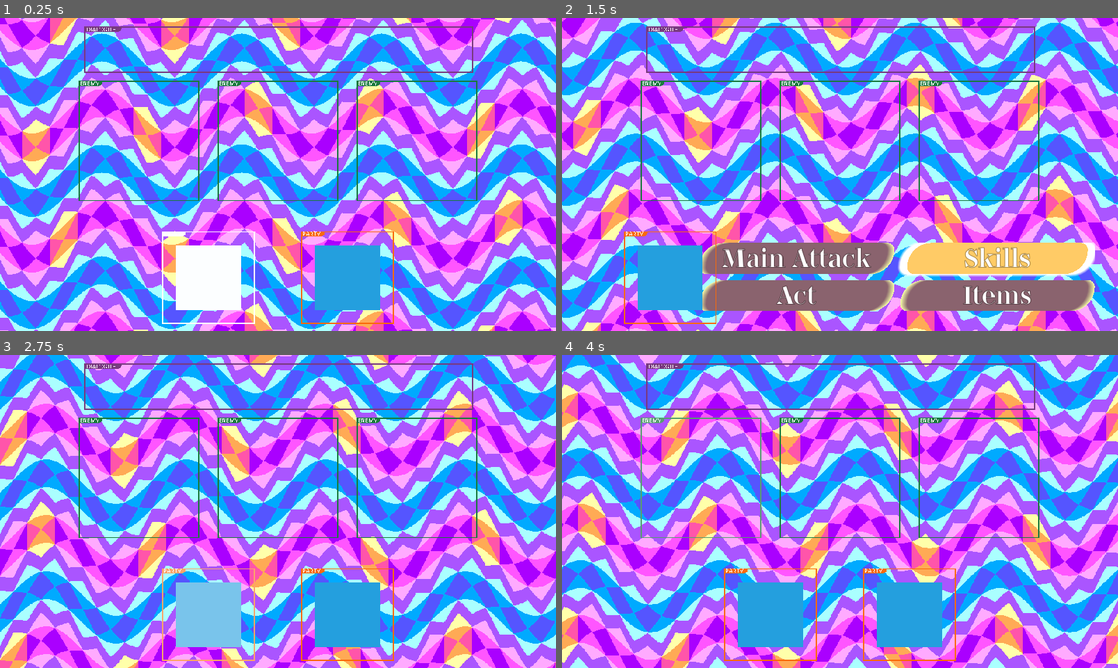
Above: before the commit, frames 1-4 (two rows, left to right).
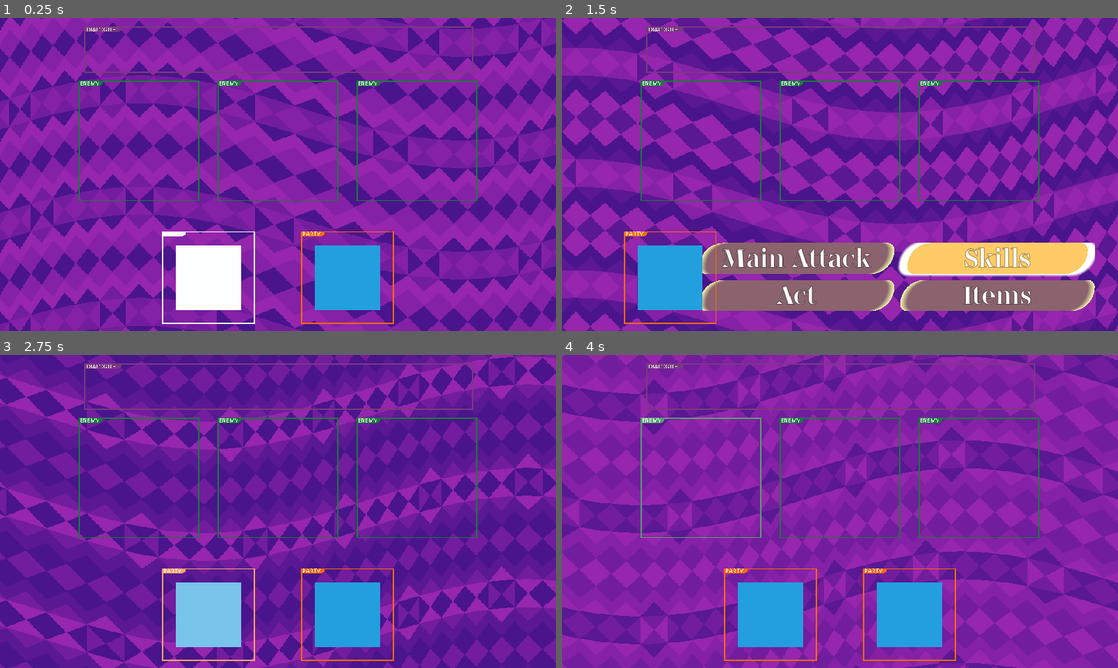
Above: after the commit, the same moments.

Repository: mitchellwinn/YGBF
Game: Godot game, scene res://scenes/battle.tscn
Two runs of this game, one before a commit and one after it. Both use one fixed random seed, a clock stepped at 60 frames per second and the inputs below.
Inputs (mouse positions are in pixels of both pictures, inside the frame that each line leads up to):
- Up to frame 1 (0.25 s): no input
- Up to frame 2 (1.5 s): tap Enter (confirm) at 0.5, 0.6, 1.35 s; move the mouse to (962, 158) at 0.52 s; hold Right (move_right) 0.53-1.28 s; move the mouse to (728, 190) at 1.27 s; hold Backspace (back) from 1.28 s (still down)
- Up to frame 3 (2.75 s): move the mouse to (333, 442) at 2.02 s; release Backspace (back) at 2.03 s; hold Right (move_right) from 2.03 s (still down); tap Enter (confirm) at 2.1 s
- Up to frame 4 (4 s): move the mouse to (812, 574) at 2.77 s; tap Enter (confirm) at 2.85, 3.6 s; move the mouse to (1006, 558) at 3.52 s; release Right (move_right) at 3.53 s; hold Left (move_left) from 3.53 s (still down)

The runs differ from the first frame. In frame 1, 93% of the frame differs, in the area x 0-100%, y 0-100%; in frame 2, 82%; in frame 3, 93%; in frame 4, 93%.

Commit message:
rudimentary bg palette shift

Diff:
--- a/materials/background_sprite.tres
+++ b/materials/background_sprite.tres
@@ -1,6 +1,12 @@
-[gd_resource type="ShaderMaterial" load_steps=2 format=3 uid="uid://5rfu1ytlqs0g"]
+[gd_resource type="ShaderMaterial" load_steps=3 format=3 uid="uid://5rfu1ytlqs0g"]
 
 [ext_resource type="Shader" path="res://scripts/shaders/background_sprite.gdshader" id="1_jmy8o"]
+[ext_resource type="Texture2D" uid="uid://cgg843kd6ddc2" path="res://images/battle_backgrounds/1_palette.png" id="2_e6e20"]
 
 [resource]
 shader = ExtResource("1_jmy8o")
+shader_parameter/wave_amplitude = 0.145
+shader_parameter/wave_frequency = 2.18
+shader_parameter/scroll_speed = 0.1
+shader_parameter/palette_shift_speed = 1.0
+shader_parameter/palette_texture = ExtResource("2_e6e20")
--- a/scenes/battle.tscn
+++ b/scenes/battle.tscn
@@ -31,7 +31,7 @@
 size_flags_vertical = 4
 
 [node name="Bg" type="TextureRect" parent="CanvasLayer/BgContainer"]
-texture_filter = 1
+texture_filter = 5
 layout_direction = 1
 layout_mode = 2
 size_flags_horizontal = 3
@@ -136,6 +136,7 @@
 size_flags_vertical = 4
 
 [node name="GridContainerAct" type="GridContainer" parent="CanvasLayer/HBoxContainerMenu"]
+visible = false
 clip_contents = true
 layout_direction = 2
 layout_mode = 2
--- a/scripts/shaders/background_sprite.gdshader
+++ b/scripts/shaders/background_sprite.gdshader
@@ -1,16 +1,29 @@
 shader_type canvas_item;
 
-uniform float wave_amplitude = 0.1; // Amplitude of the wave
+uniform sampler2D palette_texture; // Palette texture
+uniform float wave_amplitude = 0.05; // Amplitude of the wave
 uniform float wave_frequency = 10.0; // Frequency of the wave
-uniform float time : hint_range(0, 5); // Time for animation
-uniform float scroll_speed = 0.04;
+uniform float scroll_speed = 0.04; // Speed for vertical scrolling
+uniform float palette_shift_speed = 2; // Speed for palette shifting
 
 void fragment() {
     vec2 uv = UV;
-	uv.y += sin(uv.x * wave_frequency + TIME) * wave_amplitude;
-	uv.y += TIME * scroll_speed;
-	uv.x += TIME * scroll_speed;
+    uv.y += sin(uv.x * wave_frequency + TIME) * wave_amplitude;
+    uv.x += sin(uv.x * wave_frequency + TIME) * wave_amplitude;
+    uv.y += TIME * scroll_speed;
+    uv.x += TIME * scroll_speed;
     uv.x = mod(uv.x, 1.0);
     uv.y = mod(uv.y, 1.0);
-    COLOR = texture(TEXTURE, uv);
+
+    // Get the original color from the main texture
+    vec4 color = texture((TEXTURE), uv);
+
+    // Use the red channel as the palette index, quantize to 256 levels
+    float palette_index = floor(color.r*255.0);
+    palette_index = mod(palette_index + floor(TIME * palette_shift_speed), 5.0)/5.0;
+
+    // Sample the palette texture at the calculated index
+    vec4 shifted_color = texture(palette_texture, vec2(palette_index, .5));
+
+    COLOR = shifted_color;
 }
Binary file changed: images/battle_backgrounds/1.png
Binary file added: images/battle_backgrounds/1_palette.png
Not shown, added: images/battle_backgrounds/1_palette.png.import
